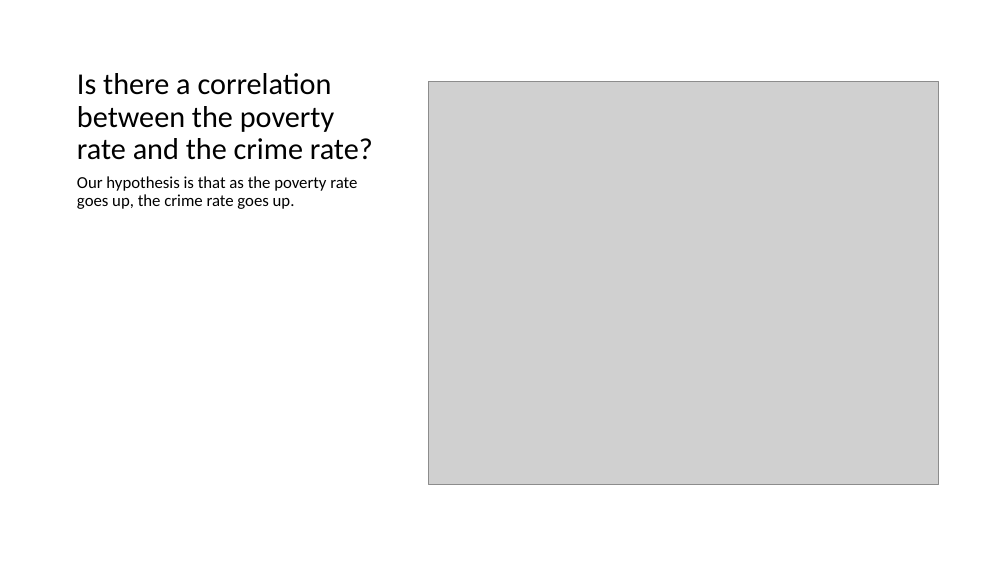
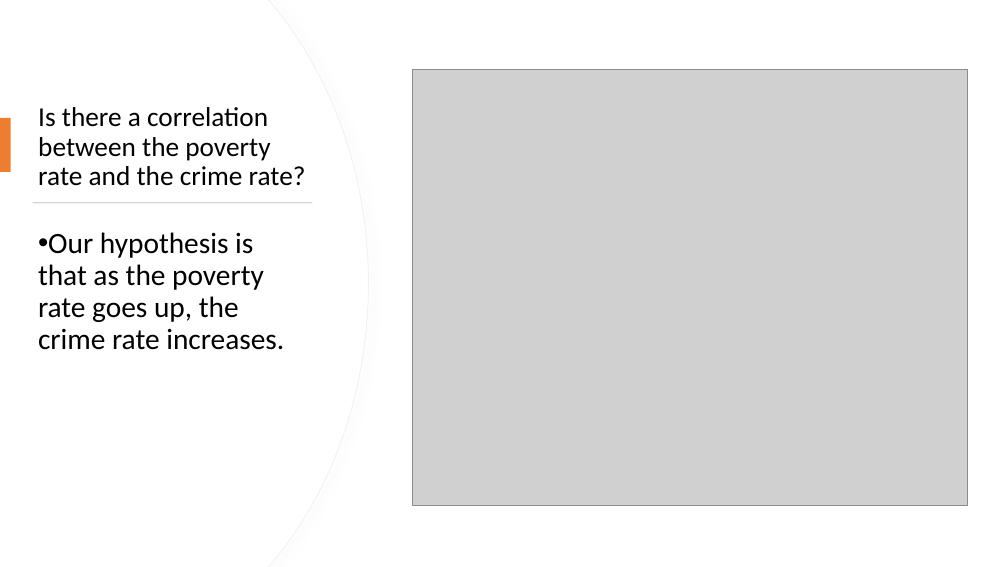
Before and after one commit to sean-galloway/Crime_and_Poverty, a slide deck: slide 12 of Project_1_Presentation.pptx. Drawn at 1008x567 pixels with LibreOffice and Linux fonts; fonts in the diff are those of the drawing; grey boxes stand for pictures. Boxes give left, top, right and bottom in pixels: in the first picture for what was removed or moved away, otherwise in the second. Text is boxed around its words. In the diff, an @@ line names an element or a change of style, - is before the commit and + after.

```diff
--- a/Project_1_Presentation.pptx
+++ b/Project_1_Presentation.pptx
@@ freeform shape added at bbox=[0, 0, 368, 567], fill #FFFFFF, outline #EFEFEF 0.75 pt @@
@@ freeform shape added at bbox=[0, 0, 368, 567], fill #FFFFFF @@
@@ picture: place and size @@
-picture at bbox=[429, 82, 939, 485]
+picture at bbox=[413, 70, 967, 505]
@@ rectangle added at bbox=[0, 118, 11, 172], fill #ED7D31 @@
@@ title "Is there a correlation between ...": place and size @@
-title "Is there a correlation between ..." at bbox=[77, 73, 373, 160]
+title "Is there a correlation between ..." at bbox=[38, 107, 306, 186]
@@ title "Is there a correlation between ..." at bbox=[38, 107, 306, 186]: size 28.8 to 26 pt; vertical alignment bottom to middle @@
@@ rectangle added at bbox=[33, 202, 312, 203], fill #D5D5D5 @@
@@ text at bbox=[38, 232, 284, 350]: text changed; size 16 to 28 pt @@
-Our hypothesis is that as the poverty rate goes up, the crime rate goes up.
+• Our hypothesis is that as the poverty rate goes up, the crime rate increases.
```
Also in this commit, not shown: 10 other slides changed, 2 slides added, 2 slides removed, 1 other file.
